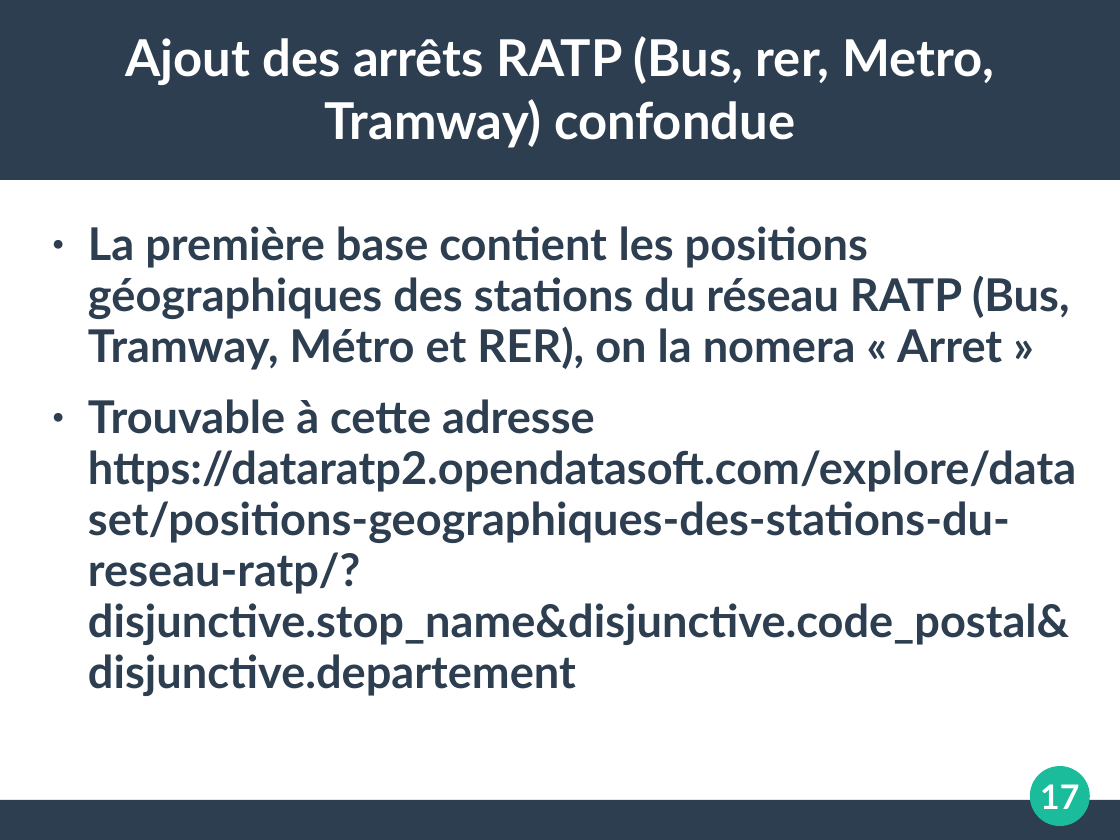
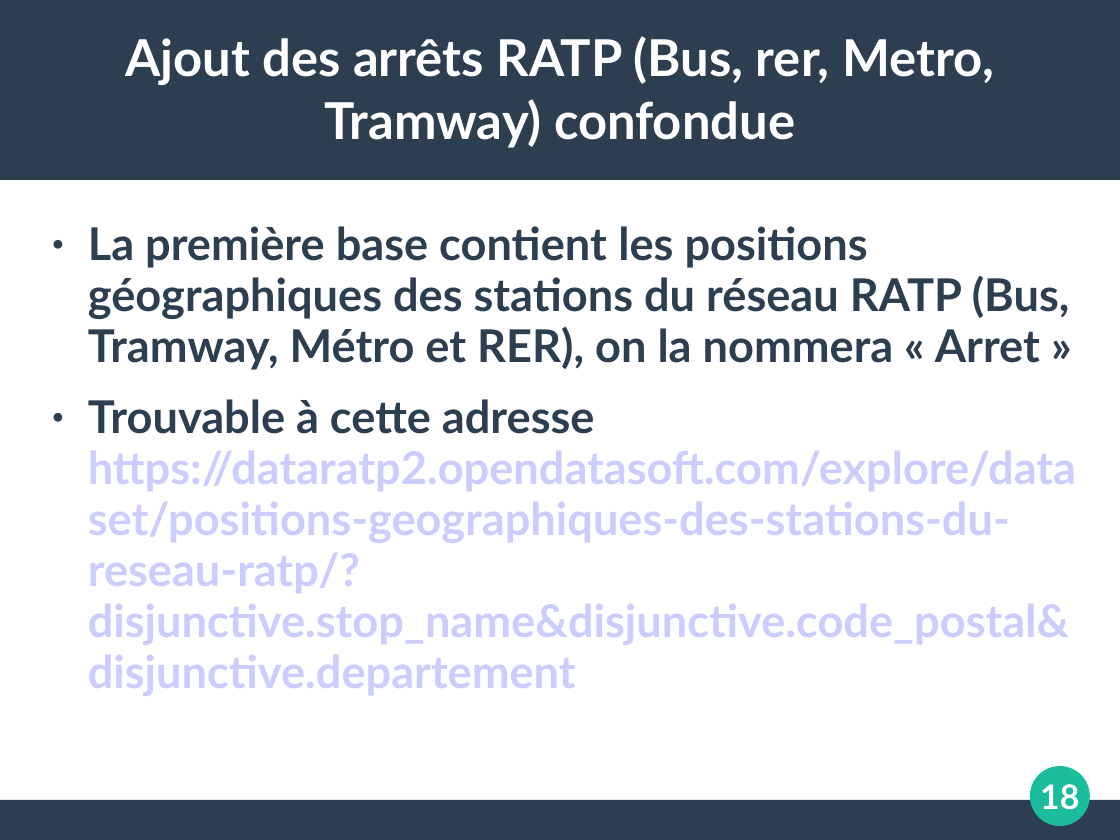
Before and after one commit to koper921/ProjetGps, a slide deck: slide 18 of Slide TER.ppt (slide 17 before the commit). Drawn at 1120x840 pixels with LibreOffice and Linux fonts; fonts in the diff are those of the drawing. Boxes give left, top, right and bottom in pixels: in the first picture for what was removed or moved away, otherwise in the second. Text is boxed around its words. In the diff, an @@ line names an element or a change of style, - is before the commit and + after.

Commit message:
ajout mapping dbscan + corrections dans le slide

```diff
--- a/Slide TER.ppt
+++ b/Slide TER.ppt
@@ text at box(88, 226, 1070, 370): text changed @@
-● La première base contient les positions géographiques des stations du réseau RATP (Bus, Tramway, Métro et RER), on la nomera « Arret »
+● La première base contient les positions géographiques des stations du réseau RATP (Bus, Tramway, Métro et RER), on la nommera « Arret »
@@ text at box(88, 399, 1076, 696): text colour #2C3E50 to #CCCCFF in "https://dataratp2.opendatasoft.com/explore/dataset/positions ..." @@
@@ page number at box(1040, 784, 1079, 810): text changed @@
-17
+18
```
Also in this commit, not shown: 12 other slides changed, 1 slide added, 3 other files.
